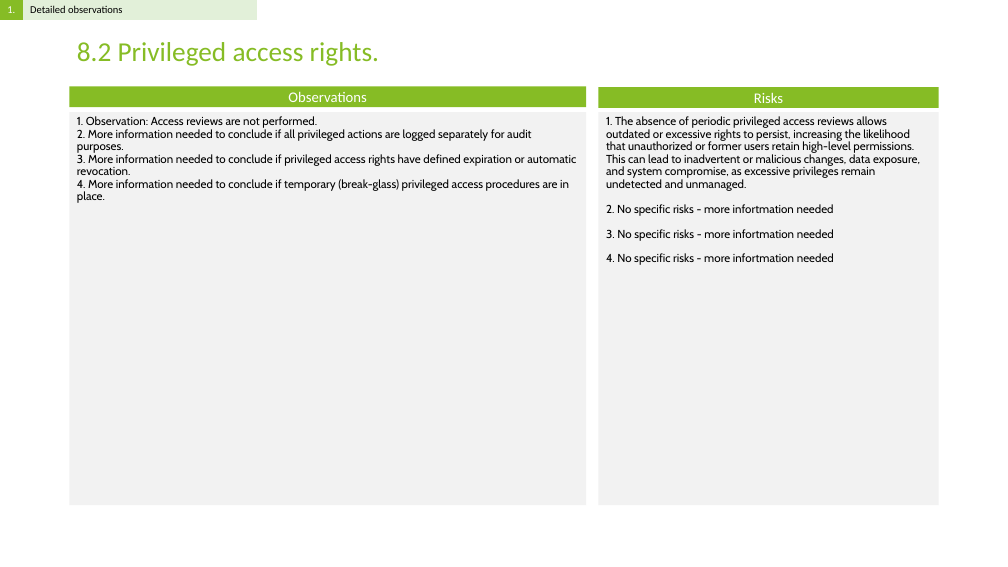
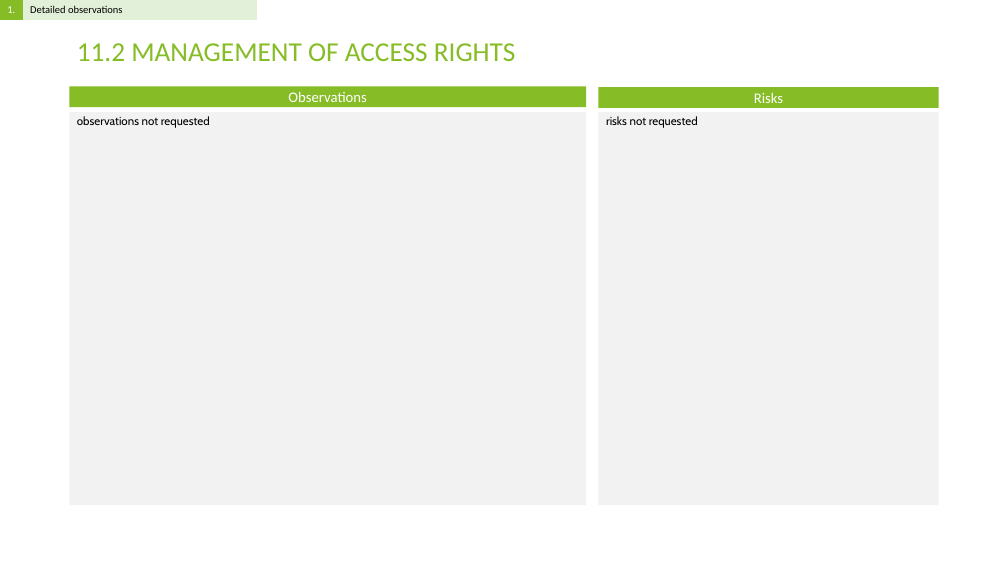
Before and after one commit to Rokas01/tprm, a slide deck: slide 73 of filename.pptx (slide 13 before the commit). Drawn at 1008x567 pixels with LibreOffice and Linux fonts; fonts in the diff are those of the drawing. Boxes give left, top, right and bottom in pixels: in the first picture for what was removed or moved away, otherwise in the second. Text is boxed around its words. In the diff, an @@ line names an element or a change of style, - is before the commit and + after.

```diff
--- a/filename.pptx
+++ b/filename.pptx
@@ title at bbox=[77, 43, 516, 61]: text changed @@
-8.2 Privileged access rights.
+11.2 MANAGEMENT OF ACCESS RIGHTS
@@ text at bbox=[77, 116, 210, 128]: text changed @@
-1. Observation: Access reviews are not performed.
-2. More information needed to conclude if all privileged actions are logged separately for audit purposes.
-3. More information needed to conclude if privileged access rights have defined expiration or automatic revocation.
-4. More information needed to conclude if temporary (break-glass) privileged access procedures are in place.
+observations not requested
@@ text at bbox=[606, 116, 698, 128]: text changed @@
-1. The absence of periodic privileged access reviews allows outdated or excessive rights to persist, increasing the likelihood that unauthorized or former users retain high-level permissions. This can lead to inadvertent or malicious changes, data exposure, and system compromise, as excessive privileges remain undetected and unmanaged.
-2. No specific risks - more infortmation needed
-3. No specific risks - more infortmation needed
-4. No specific risks - more infortmation needed
+risks not requested
```
Also in this commit, not shown: 7 other slides changed, 93 slides added, 11 slides removed, 2 other files.
